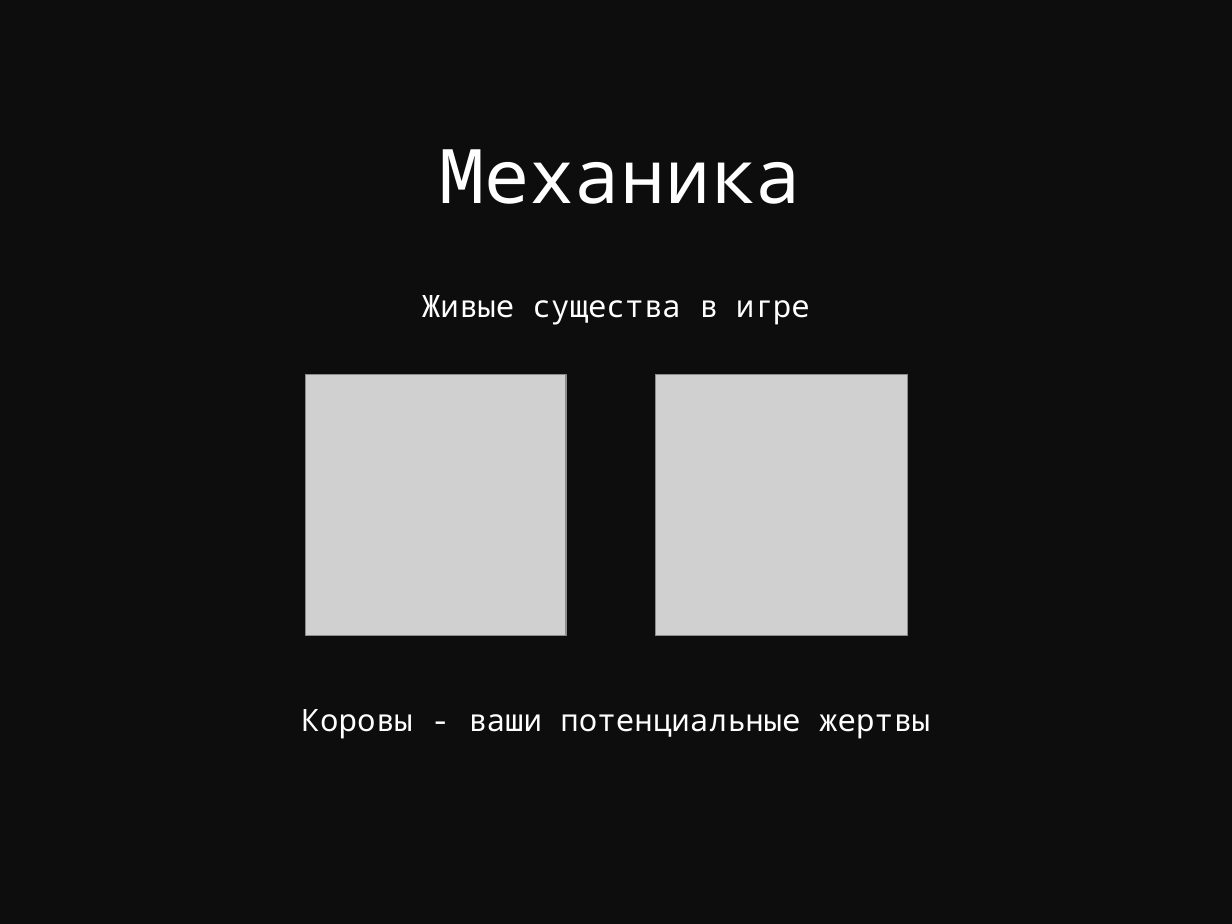
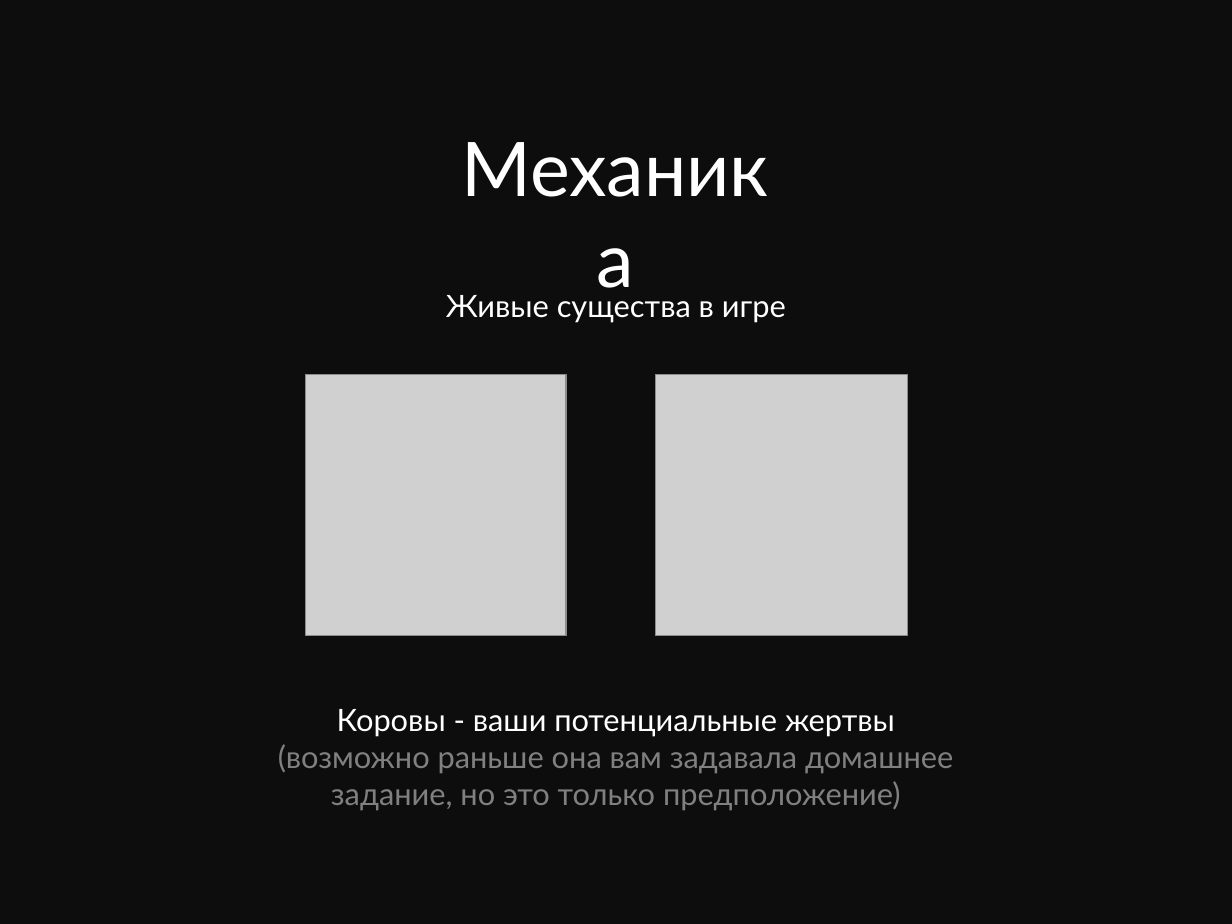
Before and after one commit to evilrise7/hostage, a slide deck: slide 7 of yandex_project_game.pptx. Drawn at 1232x924 pixels with LibreOffice and Linux fonts; fonts in the diff are those of the drawing; grey boxes stand for pictures. Boxes give left, top, right and bottom in pixels: in the first picture for what was removed or moved away, otherwise in the second. Text is boxed around its words. In the diff, an @@ line names an element or a change of style, - is before the commit and + after.

```diff
--- a/yandex_project_game.pptx
+++ b/yandex_project_game.pptx
@@ text "Механика" at [434,116,798,219]: font Noto Sans Mono to Lato @@
@@ text "Механика": place and size @@
-text "Механика" at [439,149,800,204]
+text "Механика" at [434,116,798,219]
@@ text "Живые существа в игре" at [446,295,786,323]: font Noto Sans Mono to Lato @@
@@ text at [278,709,953,811]: text changed; font Noto Sans Mono to Lato; text colour #FFFFFF to #808080 @@
-Коровы - ваши потенциальные жертвы
+Коровы - ваши потенциальные жертвы
+(возможно раньше она вам задавала домашнее задание, но это только предположение)
```
Also in this commit, not shown: 9 other slides changed, 6 slides added, 1 other file.
